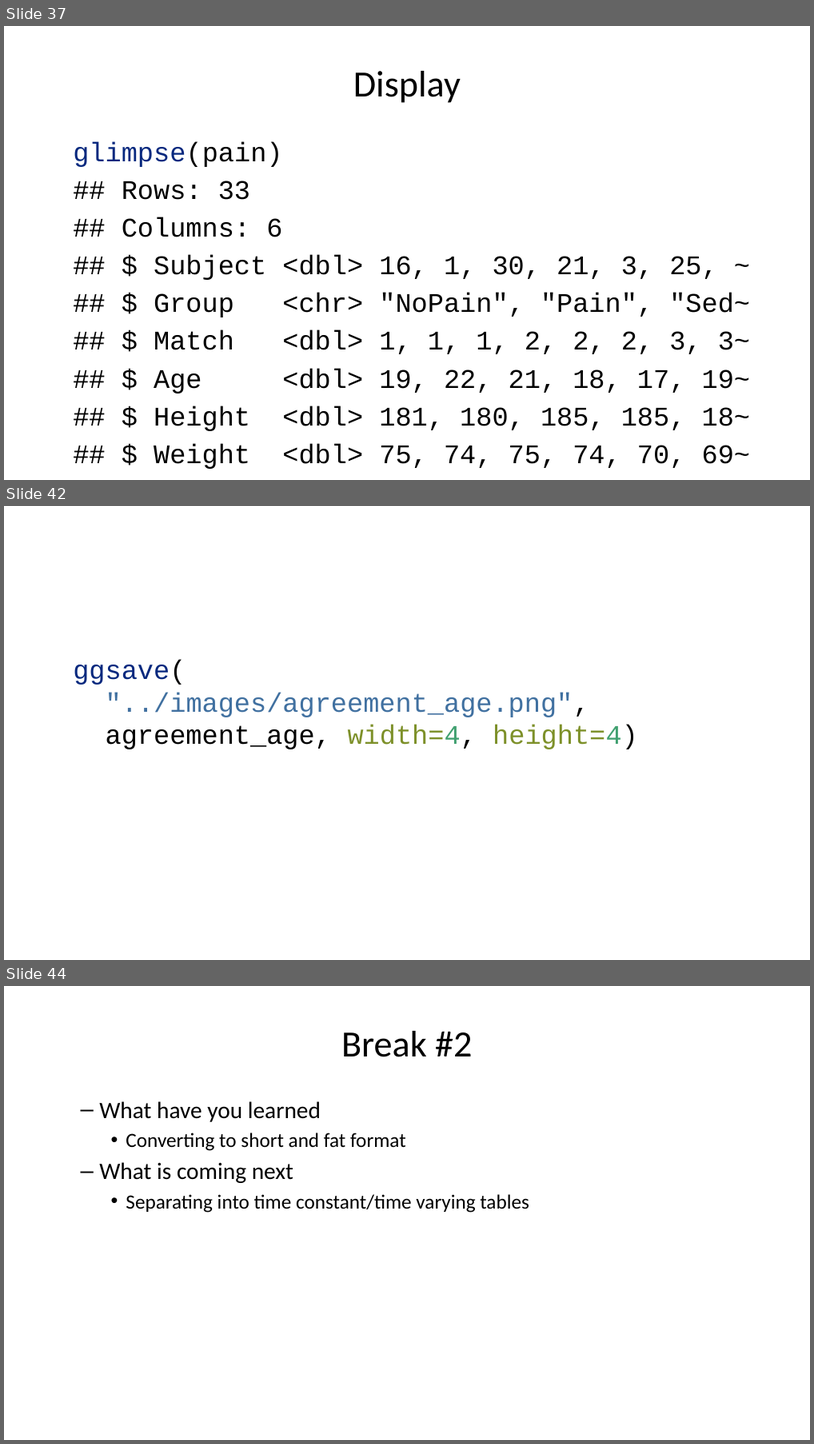
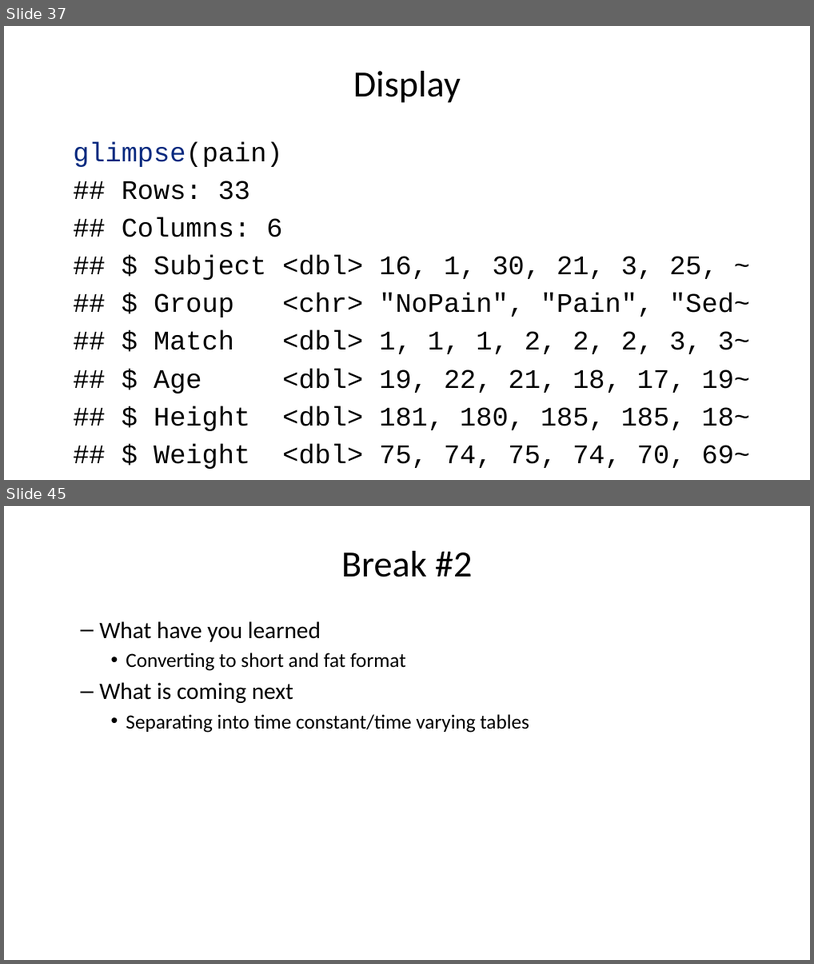
Before and after one commit to pmean/classes, a slide deck: introduction-to-r/results/v06-slides-and-speaker-notes.pptx. Shown one above the other, each under a label of ours: slides 37, 42 and 44 before the commit, slides 37 and 45 after it; the slides between them are not shown. The pictures are 814x1444 and 814x964 pixels, drawn with LibreOffice and Linux fonts; fonts in the diff are those of the drawing. Boxes give left, top, right and bottom in pixels: in the first picture for what was removed or moved away, otherwise in the second. Text is boxed around its words. In the diff, an @@ line names an element or a change of style, - is before the commit and + after.

```diff
--- a/introduction-to-r/results/v06-slides-and-speaker-notes.pptx
+++ b/introduction-to-r/results/v06-slides-and-speaker-notes.pptx
@@ slide 42 removed at (4,506,810,960), background #FFFFFF @@
@@ text removed at (73,660,638,749) @@
-ggsave(
-"../images/agreement_age.png",
-agreement_age, width=4, height=4)
@@ what was slide 44 is now slide 45 @@
```
Also in this commit, not shown: 6 slides changed, 5 slides added, 2 other slides removed, 3 other files.
